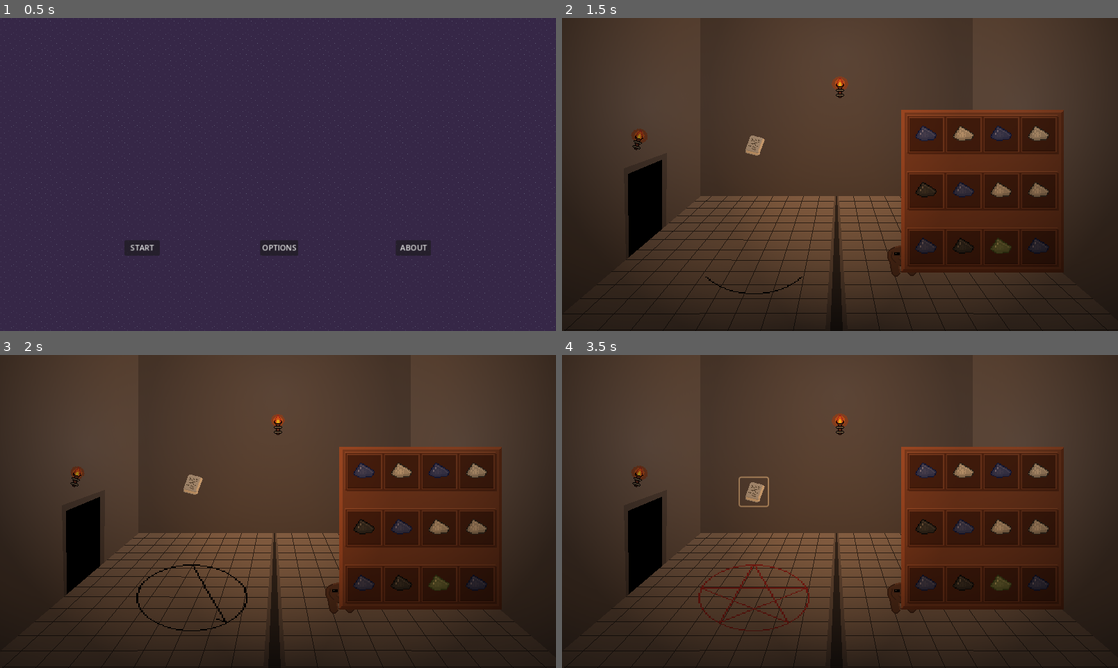
Above: before the commit, frames 1-4 (two rows, left to right).
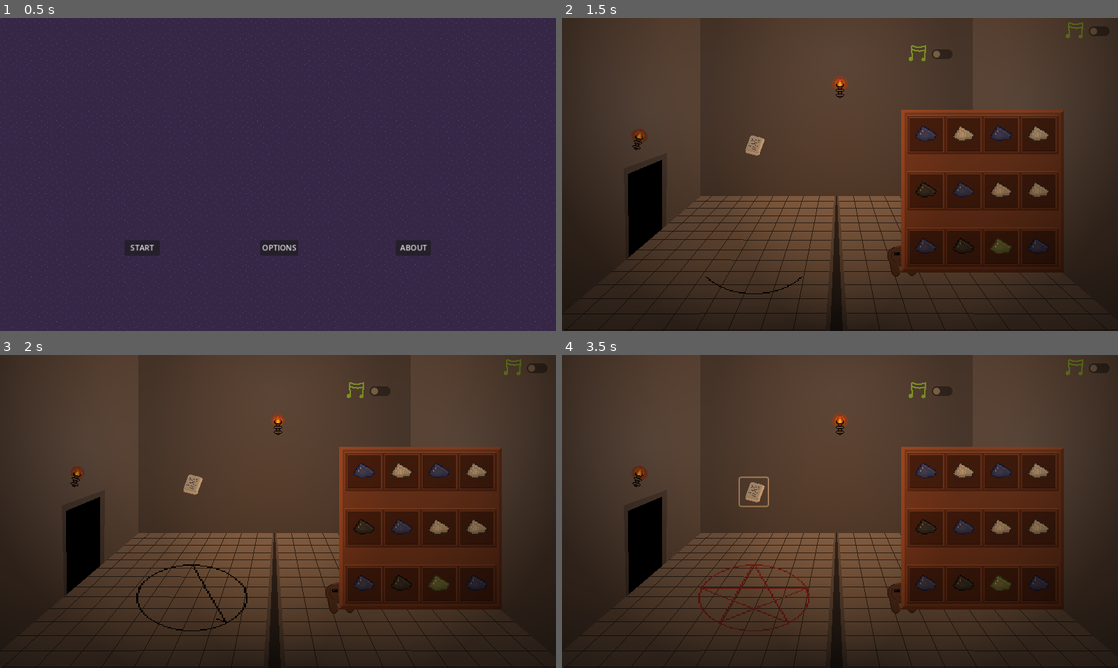
Above: after the commit, the same moments.

Repository: lewis785/ludum-dare-55
Game: Godot game, scene res://scenes/levels/main_menu.tscn
Same seed, same stepped clock (60 frames per second), same inputs: the game is played once before the commit and once after it.
Inputs (mouse positions are in pixels of both pictures, inside the frame that each line leads up to):
- Up to frame 1 (0.5 s): no input
- Up to frame 2 (1.5 s): click "START" at 0.5 s; click (1101, 30) at 1.27 s
- Up to frame 3 (2 s): no input
- Up to frame 4 (3.5 s): click (756, 483) at 2 s; click (756, 489) at 2.75 s

Frame 1 is identical in both runs. In frame 2, 0.3% of the frame differs, in the area x 62-98%, y 1-14%; in frame 3, 0.2%; in frame 4, 0.3%.

Commit message:
FIX removed pulse

Diff:
--- a/scenes/levels/sliding_window.tscn
+++ b/scenes/levels/sliding_window.tscn
@@ -1,8 +1,9 @@
-[gd_scene load_steps=4 format=3 uid="uid://d2arbyrhcflvl"]
+[gd_scene load_steps=5 format=3 uid="uid://d2arbyrhcflvl"]
 
 [ext_resource type="Script" path="res://scenes/levels/sliding_window.gd" id="1_6pdol"]
 [ext_resource type="Material" uid="uid://dfe7af4v5j5i1" path="res://scenes/background_tools/darkness.tres" id="1_e44qa"]
 [ext_resource type="PackedScene" uid="uid://cnl8yhf0gc2xu" path="res://scenes/components/combat/combat_coordinator.tscn" id="3_ajeuy"]
+[ext_resource type="Texture2D" uid="uid://3u2uuemry1fm" path="res://assets/elements/musictemp.png" id="3_f5ejc"]
 
 [node name="SlidingWindow" type="Node2D"]
 modulate = Color(0.0627451, 0.0627451, 0.0627451, 1)
@@ -16,6 +17,28 @@
 position = Vector2(400, 225)
 zoom = Vector2(1.44, 1.44)
 
+[node name="CheckButton" type="CheckButton" parent="Camera2D"]
+z_index = 100
+offset_left = 351.0
+offset_top = -218.0
+offset_right = 395.0
+offset_bottom = -194.0
+
+[node name="Sprite2D" type="Sprite2D" parent="Camera2D/CheckButton"]
+position = Vector2(-11, 9)
+texture = ExtResource("3_f5ejc")
+
+[node name="CheckButton" type="CheckButton" parent="."]
+z_index = 100
+offset_left = 749.0
+offset_top = 40.0
+offset_right = 793.0
+offset_bottom = 64.0
+
+[node name="Sprite2D" type="Sprite2D" parent="CheckButton"]
+position = Vector2(-11, 9)
+texture = ExtResource("3_f5ejc")
+
 [node name="CombatCoordinator" parent="." instance=ExtResource("3_ajeuy")]
 
 [node name="WinMusic" type="AudioStreamPlayer2D" parent="."]
--- a/scenes/props/Sigil.gd
+++ b/scenes/props/Sigil.gd
@@ -15,5 +15,6 @@
 # Called every frame. 'delta' is the elapsed time since the previous frame.
 func _process(delta):
 	if (counter % pulseDelay == 0):
-		print("pulse")
+	#	print("pulse")
+		pass
 	counter+=1
Binary file added: assets/elements/musictemp.png
Not shown, added: assets/elements/musictemp.png.import
